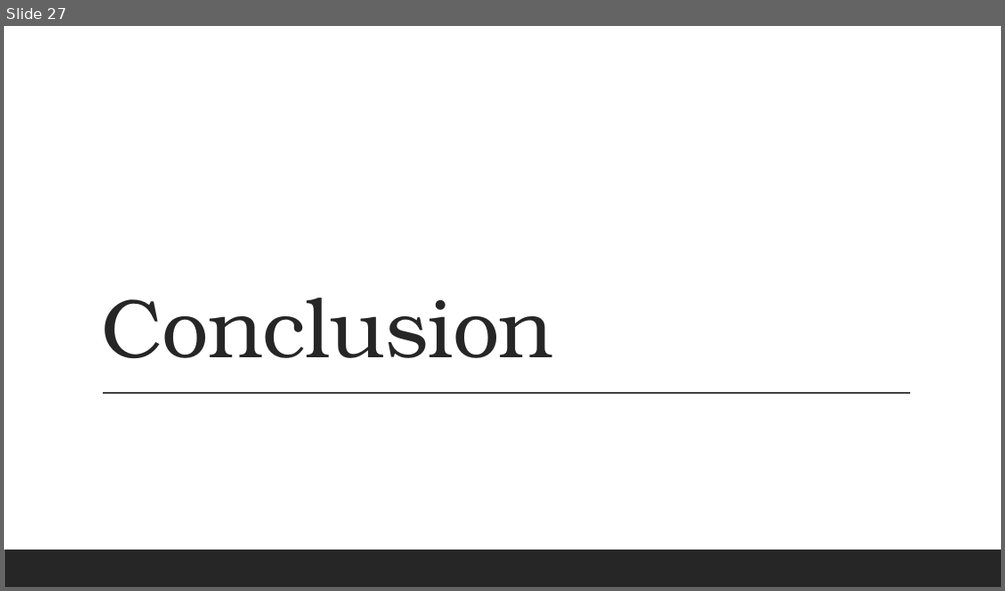
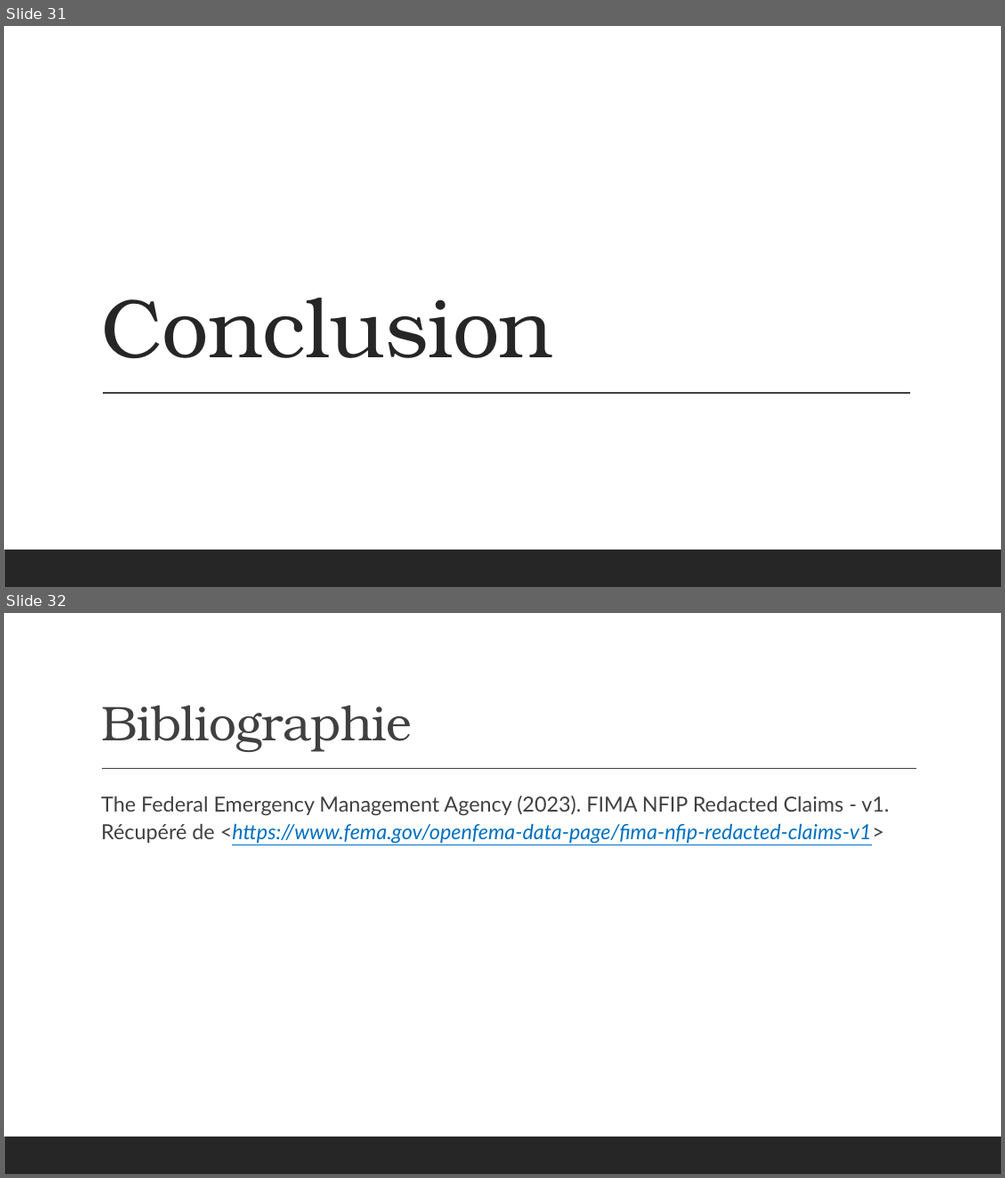
Before and after one commit to Dan-UL/PasDePlaziat, a slide deck: Final/Presentation_Equipe9.pptx. Shown one above the other, each under a label of ours: slide 27 before the commit, slides 31 and 32 after it. The pictures are 1005x591 and 1005x1178 pixels, drawn with LibreOffice and Linux fonts; fonts in the diff are those of the drawing. Boxes give left, top, right and bottom in pixels: in the first picture for what was removed or moved away, otherwise in the second. Text is boxed around its words. In the diff, an @@ line names an element or a change of style, - is before the commit and + after.

```diff
--- a/Final/Presentation_Equipe9.pptx
+++ b/Final/Presentation_Equipe9.pptx
@@ slide 32 added at bbox=[4, 613, 1001, 1174], background #FFFFFF; not listed: 1 template element that a slide beside it also shows @@
@@ title added at bbox=[101, 705, 412, 752], 47 pt, text #404040 @@
+Bibliographie
@@ line added from (102, 769) to (917, 769), #404040 1 pt @@
@@ text added at bbox=[101, 795, 889, 844], 20 pt, text #404040 @@
+  The Federal Emergency Management Agency (2023). FIMA NFIP Redacted Claims - v1.
+  Récupéré de <https://www.fema.gov/openfema-data-page/fima-nfip-redacted-claims-v1>
@@ what was slide 27 is now slide 31 @@
```
Also in this commit, not shown: 8 slides changed, 4 other slides added, 1 slide removed.
